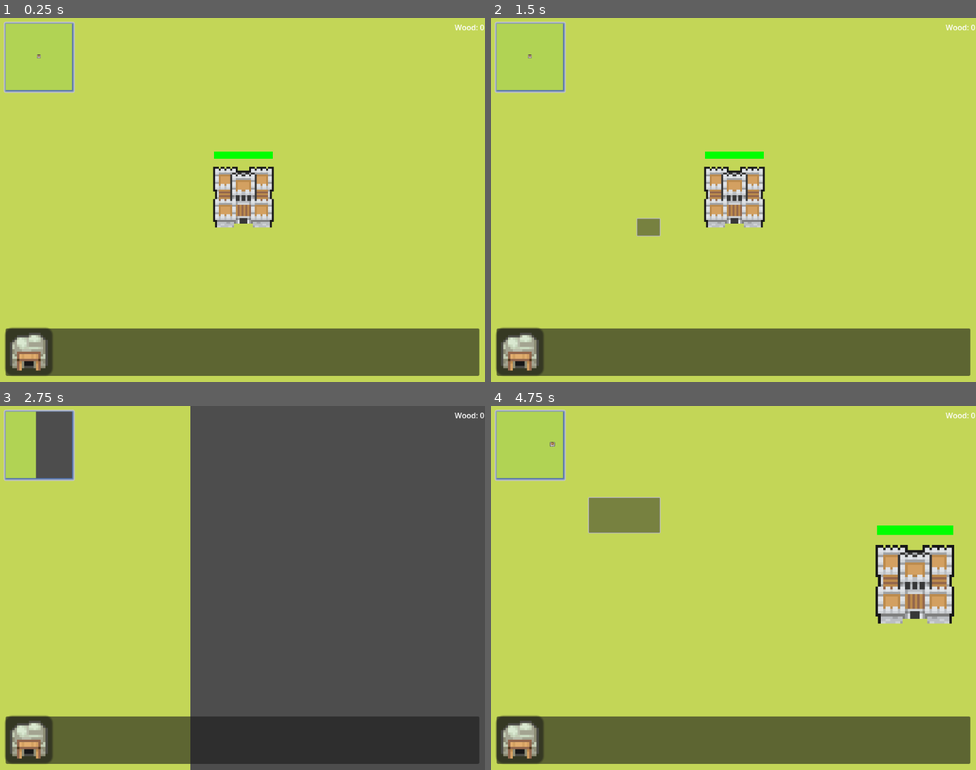
Above: before the commit, frames 1-4 (two rows, left to right).
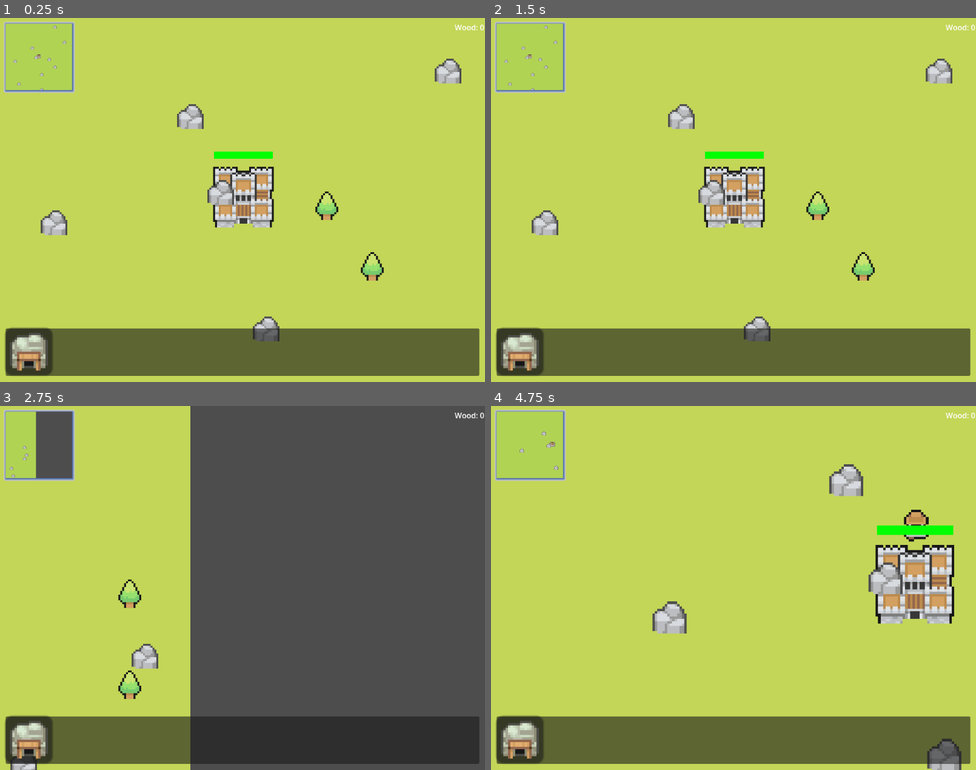
Above: after the commit, the same moments.

Repository: MSchablinger/CastleIO
Game: Godot game, scene res://world.tscn
Same seed, same stepped clock (60 frames per second), same inputs: the game is played once before the commit and once after it.
Inputs (mouse positions are in pixels of both pictures, inside the frame that each line leads up to):
- Up to frame 1 (0.25 s): no input
- Up to frame 2 (1.5 s): tap Enter at 0.5 s; drag from (520, 352) to (782, 119) at 0.52 s; drag from (636, 218) to (709, 272) at 1.27 s
- Up to frame 3 (2.75 s): move the mouse to (291, 507) at 2.02 s; hold Right (ui_right) from 2.03 s (still down); hold Right mouse button (RightClick) from 2.03 s (still down); click (291, 507) at 2.3 s
- Up to frame 4 (4.75 s): release Right (ui_right) at 2.75 s; release Right mouse button (RightClick) at 2.75 s; drag from (709, 660) to (588, 533) at 2.77 s; move the mouse to (879, 642) at 3.52 s; press the mouse at (879, 642) at 3.53 s; hold Left (ui_left) 3.53-4.25 s; tap Mouse wheel up (WheelUp) at 3.6 s; release the mouse at (879, 642) at 4.25 s; drag from (588, 533) to (660, 497) at 4.27 s

The runs differ from the first frame. In frame 1, 2.0% of the frame differs, in the area x 2-96%, y 2-89%; in frame 2, 2.3%; in frame 3, 0.9%; in frame 4, 3.8%, in the area x 5-97%, y 6-100%.

Commit message:
Added nuilding placement and enemy attacking castle

Diff:
--- a/Global/Game.gd
+++ b/Global/Game.gd
@@ -6,6 +6,9 @@
 var gold_mine_count: int = 0
 var health: int = 100
 var is_spawn_unit_open: bool = false
+
+var tile_size: int = 16
+var grid_size: Vector2i = Vector2i(64, 48)
 
 @onready var spawn: PackedScene = preload("res://Global/spawn_unit.tscn")
 
--- a/Houses/castle_keep.gd
+++ b/Houses/castle_keep.gd
@@ -1,5 +1,5 @@
 extends Node2D
-
+@onready var progress_bar = $ProgressBar
 
 # Called when the node enters the scene tree for the first time.
 func _ready() -> void:
@@ -8,4 +8,12 @@
 
 # Called every frame. 'delta' is the elapsed time since the previous frame.
 func _process(delta: float) -> void:
+	progress_bar.value = Game.health
 	pass
+
+func apply_damage(damage: int):
+	Game.health -= damage
+	if Game.health <= 0:
+		die()
+func die():
+	queue_free()
--- a/Houses/castle_keep.tscn
+++ b/Houses/castle_keep.tscn
@@ -35,5 +35,10 @@
 theme_override_styles/background = SubResource("StyleBoxFlat_s7ujf")
 theme_override_styles/fill = SubResource("StyleBoxFlat_lrdpt")
 value = 100.0
-fill_mode = 1
 show_percentage = false
+
+[node name="Area2D" type="Area2D" parent="."]
+
+[node name="CollisionShape2D2" type="CollisionShape2D" parent="Area2D"]
+position = Vector2(0, 7)
+shape = SubResource("RectangleShape2D_s44pl")
--- a/Houses/gold_mine.tscn
+++ b/Houses/gold_mine.tscn
@@ -17,7 +17,9 @@
 scale = Vector2(2, 2)
 script = ExtResource("1_ol2fe")
 
-[node name="CollisionShape2D" type="CollisionShape2D" parent="."]
+[node name="Area2D" type="Area2D" parent="."]
+
+[node name="CollisionShape2D" type="CollisionShape2D" parent="Area2D"]
 position = Vector2(0, -5)
 shape = SubResource("RectangleShape2D_thrvg")
 
@@ -41,4 +43,8 @@
 vframes = 5
 frame = 11
 
+[node name="CollisionShape2D" type="CollisionShape2D" parent="."]
+position = Vector2(0, -5)
+shape = SubResource("RectangleShape2D_thrvg")
+
 [connection signal="timeout" from="Timer" to="." method="_on_timer_timeout"]
--- a/Objects.gd
+++ b/Objects.gd
@@ -1,36 +1,20 @@
 extends Node2D
-
-enum { OBSTACLE, COLLECTABLE, RESOURCE }
-
-var tile_size: int = 16
-var grid_size: Vector2i = Vector2i(64, 48)
-var grid: Array = []
 
 var tree: PackedScene = preload("res://World Objects/tree.tscn")
 var rock: PackedScene = preload("res://World Objects/rock.tscn")
-var house: PackedScene = preload("res://Houses/gold_mine.tscn")
 var keep: PackedScene = preload("res://Houses/castle_keep.tscn")
 
 func _ready():
-	init_empty_grid()
-	#init_resources()
-
-func init_empty_grid() -> void:
-	for x: int in range(grid_size.x):
-		grid.append([])
-		for y: int in range(grid_size.y):
-			grid[x].append(null)
+	init_resources()
 
 func init_resources() -> void:
 	for pos: Vector2i in get_random_positions(10):
 		var tree_instance: StaticBody2D = tree.instantiate()
-		tree_instance.set_position(tile_size * pos)
-		grid[pos.x][pos.y] = OBSTACLE
+		tree_instance.set_position(Game.tile_size * pos)
 		add_child(tree_instance)
 	for pos: Vector2i in get_random_positions(10):
 		var rock_instance: StaticBody2D = rock.instantiate()
-		rock_instance.set_position(tile_size * pos)
-		grid[pos.x][pos.y] = OBSTACLE
+		rock_instance.set_position(Game.tile_size * pos)
 		add_child(rock_instance)
 	var mini_map_node: SubViewport = get_tree().get_root().get_node("World/UI/MiniMap/SubViewportContainer/SubViewport")
 	mini_map_node.update_trees()
@@ -39,38 +23,9 @@
 func get_random_positions(amount: int) -> Array:
 	var positions: Array = []
 	for i: int in range(amount):
-		var x_coor: int = randi() % int(grid_size.x)
-		var y_coor: int = randi() % int(grid_size.y)
+		var x_coor: int = randi() % int(Game.grid_size.x)
+		var y_coor: int = randi() % int(Game.grid_size.y)
 		var grid_position: Vector2i = Vector2i(x_coor, y_coor)
 		if not grid_position in positions:
 			positions.append(grid_position)
 	return positions
-
-func _input(event) -> void:
-	if event.is_action_pressed("LeftClick"):
-		var cost = 10
-		if Game.gold_mine_count != 0:
-			cost = cost * Game.gold_mine_count
-		if Game.wood >= cost and Game.stone >= cost:
-			var mouse_position: Vector2 = get_global_mouse_position()
-			var multi_x: int = int(round(mouse_position.x) / tile_size)
-			var multi_y: int = int(round(mouse_position.y) / tile_size)
-			var new_pos: Vector2i = Vector2i(multi_x, multi_y)
-
-			var around: bool = false
-			for i: int in range(tile_size):
-				if (multi_x + i < grid.size() and multi_x + i >= 0 and multi_y >= 0 and multi_y < grid[multi_x + i].size() and grid[multi_x + i][multi_y] != null) or(multi_x - i >= 0 and multi_x - i < grid.size() and multi_y >= 0 and multi_y < grid[multi_x - i].size() and grid[multi_x - i][multi_y] != null) or (multi_x >= 0 and multi_x < grid.size() and multi_y + i < grid[multi_x].size() and multi_y + i >= 0 and grid[multi_x][multi_y + i] != null) or (multi_x >= 0 and multi_x < grid.size() and multi_y - i >= 0 and multi_y - i < grid[multi_x].size() and grid[multi_x][multi_y - i] != null):
-					around = true
-					break
-
-			if grid[multi_x][multi_y] == null:
-				if around == false:
-					var house_instance: StaticBody2D = house.instantiate()
-					house_instance.set_position(tile_size * new_pos)
-					grid[multi_x][multi_y] = OBSTACLE
-					$"../Resources".add_child(house_instance)
-					var mini_map_node: SubViewport = get_tree().get_root().get_node("World/UI/MiniMap/SubViewportContainer/SubViewport")
-					mini_map_node.update_resources()
-					Game.gold_mine_count += 1
-					Game.stone -= cost
-					Game.wood -= cost
--- a/UI/Camera.gd
+++ b/UI/Camera.gd
@@ -32,7 +32,7 @@
 	zoom_camera(delta)
 	move_camera(delta)
 
-	process_select_area()
+	#process_select_area()
 
 
 func zoom_camera(delta: float) -> void:
@@ -61,28 +61,28 @@
 	return int(Input.is_action_pressed("ui_down")) - int(Input.is_action_pressed("ui_up"))
 
 
-func process_select_area() -> void:
-	if Input.is_action_just_pressed("LeftClick"):
-		start = mousePosGlobal
-		startV = mousePos
-		isDragging = true
-
-	if isDragging:
-		end = mousePosGlobal
-		endV = mousePos
-		draw_area()
-
-	if Input.is_action_just_released("LeftClick"):
-		if startV.distance_to(mousePos) > 20:
-			end = mousePosGlobal
-			endV = mousePos
-			isDragging = false
-			draw_area(false)
-			emit_signal("area_selected", self)
-		else:
-			end = start
-			isDragging = false
-			draw_area(false)
+#func process_select_area() -> void:
+	#if Input.is_action_just_pressed("LeftClick"):
+		#start = mousePosGlobal
+		#startV = mousePos
+		#isDragging = true
+		#
+	#if isDragging:
+		#end = mousePosGlobal
+		#endV = mousePos
+		#draw_area()
+		#
+	#if Input.is_action_just_released("LeftClick"):
+		#if startV.distance_to(mousePos) > 20:
+			#end = mousePosGlobal
+			#endV = mousePos
+			#isDragging = false
+			#draw_area(false)
+			#emit_signal("area_selected", self)
+		#else:
+			#end = start
+			#isDragging = false
+			#draw_area(false)
 
 
 func _input(event: InputEvent) -> void:
--- a/World Objects/rock.tscn
+++ b/World Objects/rock.tscn
@@ -17,6 +17,12 @@
 frame = 2
 script = ExtResource("1_857hm")
 
+[node name="Area2D" type="Area2D" parent="."]
+
+[node name="CollisionShape2D" type="CollisionShape2D" parent="Area2D"]
+position = Vector2(0, -6)
+shape = SubResource("RectangleShape2D_tycl7")
+
 [node name="CollisionShape2D" type="CollisionShape2D" parent="."]
 position = Vector2(0, -6)
 shape = SubResource("RectangleShape2D_tycl7")
--- a/World Objects/tree.tscn
+++ b/World Objects/tree.tscn
@@ -16,6 +16,12 @@
 frame = 2
 script = ExtResource("1_oe537")
 
+[node name="Area2D" type="Area2D" parent="."]
+
+[node name="CollisionShape2D" type="CollisionShape2D" parent="Area2D"]
+position = Vector2(0, -7.5)
+shape = SubResource("RectangleShape2D_s11cc")
+
 [node name="CollisionShape2D" type="CollisionShape2D" parent="."]
 position = Vector2(0, -7.5)
 shape = SubResource("RectangleShape2D_s11cc")
--- a/gold_mine_panel.gd
+++ b/gold_mine_panel.gd
@@ -1,4 +1,49 @@
 extends Panel
 
+var house: PackedScene = preload("res://Houses/gold_mine.tscn")
+
 func _on_gui_input(event: InputEvent) -> void:
-	pass # Replace with function body.
+	var cost = 10 * (Game.gold_mine_count + 1)
+	if Game.wood >= cost and Game.stone >= cost:
+		var house_instance: StaticBody2D = house.instantiate()
+
+		if event is InputEventMouseButton and event.button_mask == 1:
+
+			add_child(house_instance)
+			house_instance.global_position = event.global_position
+			#tempTower.process_mode = Node.PROCESS_MODE_DISABLED
+
+			house_instance.scale = Vector2(0.32,0.32)
+
+		elif event is InputEventMouseMotion and event.button_mask == 1:
+			#button left down and dragging
+			if get_child_count() > 1:
+				get_child(1).global_position = event.global_position
+				var mapPath = get_tree().get_root().get_node("World/Grass")
+				var targets = get_child(1).get_node("Area2D").get_overlapping_bodies()
+				if (targets.size() > 1):
+					get_child(1).get_node("Area2D").modulate = Color(255,255,255)
+				else:
+					get_child(1).get_node("Area2D").modulate = Color(0,255,0)
+		elif event is InputEventMouseButton and event.button_mask == 0:
+			#button left release
+			if event.global_position.x <= 0 and event.global_position.x >= 1024:
+				if get_child_count() > 1:
+					get_child(1).queue_free()
+			else:
+				if get_child_count() > 1:
+					get_child(1).queue_free()
+				var targets = get_child(1).get_node("Area2D").get_overlapping_bodies()
+				var path = get_tree().get_root().get_node("World/Houses")
+				if (targets.size() < 2):
+					path.add_child(house_instance)
+					house_instance.position = event.global_position
+					house_instance.get_node("Area2D").hide()
+					var mini_map_node: SubViewport = get_tree().get_root().get_node("World/UI/MiniMap/SubViewportContainer/SubViewport")
+					mini_map_node.update_resources()
+					Game.gold_mine_count += 1
+					Game.stone -= cost
+					Game.wood -= cost
+		else:
+			if get_child_count() > 1:
+				get_child(1).queue_free()
--- a/unit/peasant.gd
+++ b/unit/peasant.gd
@@ -1,38 +1,87 @@
 extends CharacterBody2D
 
+@export var speed: float = 100.0  # Movement speed of the enemy
+@export var attack_damage: int = 10  # Damage dealt to the building per attack
+@export var attack_interval: float = 1.0  # Time between attacks (in seconds)
 
-var speed : int = 100
-var direction : Vector2
+# Internal variables
+var target_position: Vector2
+var can_attack: bool = true
 
-func _physics_process(_delta):
-	direction = Vector2(520, 392) - position
-	direction = direction.normalized()
-	print(direction)
-	velocity = direction * speed
-	if direction.y == 0:
-		if direction.x > 0:
-			$AnimatedSprite2D.animation = "right"
-		elif direction.x < 0:
-			$AnimatedSprite2D.animation = "left"
-		else:
-			$AnimatedSprite2D.animation = "idle"
-	elif direction.x == 0:
-		if direction.y > 0:
-			$AnimatedSprite2D.animation = "up"
-		elif direction.y < 0:
-			$AnimatedSprite2D.animation = "down"
-		else:
-			$AnimatedSprite2D.animation = "idle"
-	else:
-		if abs(direction.x) > abs(direction.y):
+# Reference to the building (StaticBody2D)
+@onready var building = get_parent().get_node("Houses/CastleKeep")  # Adjust the path as needed
+
+func _ready():
+	target_position = building.global_position
+
+func _physics_process(delta: float):
+	var direction = (target_position - global_position).normalized()
+	if not is_close_to_target():
+		velocity = direction * speed
+		if direction.y == 0:
 			if direction.x > 0:
 				$AnimatedSprite2D.animation = "right"
+			elif direction.x < 0:
+				$AnimatedSprite2D.animation = "left"
 			else:
-				$AnimatedSprite2D.animation = "left"
-		else:
+				$AnimatedSprite2D.animation = "idle"
+		elif direction.x == 0:
 			if direction.y > 0:
+				$AnimatedSprite2D.animation = "up"
+			elif direction.y < 0:
 				$AnimatedSprite2D.animation = "down"
 			else:
-				$AnimatedSprite2D.animation = "up"
-	$AnimatedSprite2D.play()
-	move_and_slide()
+				$AnimatedSprite2D.animation = "idle"
+		else:
+			if abs(direction.x) > abs(direction.y):
+				if direction.x > 0:
+					$AnimatedSprite2D.animation = "right"
+				else:
+					$AnimatedSprite2D.animation = "left"
+			else:
+				if direction.y > 0:
+					$AnimatedSprite2D.animation = "down"
+				else:
+					$AnimatedSprite2D.animation = "up"
+		$AnimatedSprite2D.play()
+		move_and_slide()
+	else:
+		velocity = Vector2.ZERO
+		$AnimatedSprite2D.animation = "idle"
+		if can_attack:
+			if direction.y == 0:
+				if direction.x > 0:
+					$AnimatedSprite2D.animation = "attack_right"
+				elif direction.x < 0:
+					$AnimatedSprite2D.animation = "attack_left"
+				else:
+					$AnimatedSprite2D.animation = "idle"
+			elif direction.x == 0:
+				if direction.y > 0:
+					$AnimatedSprite2D.animation = "attack_up"
+				elif direction.y < 0:
+					$AnimatedSprite2D.animation = "attack_down"
+				else:
+					$AnimatedSprite2D.animation = "idle"
+			else:
+				if abs(direction.x) > abs(direction.y):
+					if direction.x > 0:
+						$AnimatedSprite2D.animation = "attack_right"
+					else:
+						$AnimatedSprite2D.animation = "attack_left"
+				else:
+					if direction.y > 0:
+						$AnimatedSprite2D.animation = "attack_down"
+					else:
+						$AnimatedSprite2D.animation = "attack_up"
+			attack_building()
+
+func is_close_to_target() -> bool:
+	return global_position.distance_to(target_position) < 40.0  # Adjust the distance as needed
+
+func attack_building():
+	if building != null and not building.is_queued_for_deletion() and building.has_method("apply_damage"):
+		building.apply_damage(attack_damage)
+		can_attack = false
+		await get_tree().create_timer(attack_interval).timeout
+		can_attack = true
--- a/unit/peasant.tscn
+++ b/unit/peasant.tscn
@@ -262,8 +262,9 @@
 
 [node name="AnimatedSprite2D" type="AnimatedSprite2D" parent="."]
 sprite_frames = SubResource("SpriteFrames_5oxf5")
-animation = &"left"
-frame_progress = 0.822451
+animation = &"attack_down"
+frame = 2
+frame_progress = 0.605946
 
 [node name="CollisionShape2D" type="CollisionShape2D" parent="."]
 shape = SubResource("RectangleShape2D_dhjui")
--- a/world.gd
+++ b/world.gd
@@ -1,7 +1,6 @@
 extends Node2D
 
 var units: Array = []
-
 
 func _ready():
 	get_units()
--- a/world.tscn
+++ b/world.tscn
@@ -1,9 +1,10 @@
-[gd_scene load_steps=9 format=3 uid="uid://k8ftx0qfbnv5"]
+[gd_scene load_steps=10 format=3 uid="uid://k8ftx0qfbnv5"]
 
-[ext_resource type="Script" path="res://UI/Camera.gd" id="1_kjri0"]
 [ext_resource type="Script" path="res://world.gd" id="1_kstvi"]
 [ext_resource type="Texture2D" uid="uid://i10bximvko5u" path="res://images/MiniWorldSprites/Ground/TexturedGrass.png" id="2_3qorf"]
+[ext_resource type="Script" path="res://UI/Camera.gd" id="3_tb6tp"]
 [ext_resource type="PackedScene" uid="uid://bg2ohhatacu6c" path="res://UI/ui.tscn" id="5_v8451"]
+[ext_resource type="PackedScene" uid="uid://cevjtc14h54s7" path="res://unit/peasant.tscn" id="6_4rtpu"]
 [ext_resource type="Script" path="res://Objects.gd" id="6_enffx"]
 [ext_resource type="PackedScene" uid="uid://ds8keryh4mlvy" path="res://Houses/castle_keep.tscn" id="6_w36ft"]
 
@@ -51,3 +52,6 @@
 position = Vector2(520, 392)
 
 [node name="Resources" type="Node2D" parent="."]
+
+[node name="Peasant" parent="." instance=ExtResource("6_4rtpu")]
+position = Vector2(532, 13)
Not shown: 1 places in world.tscn that only renumber resources
